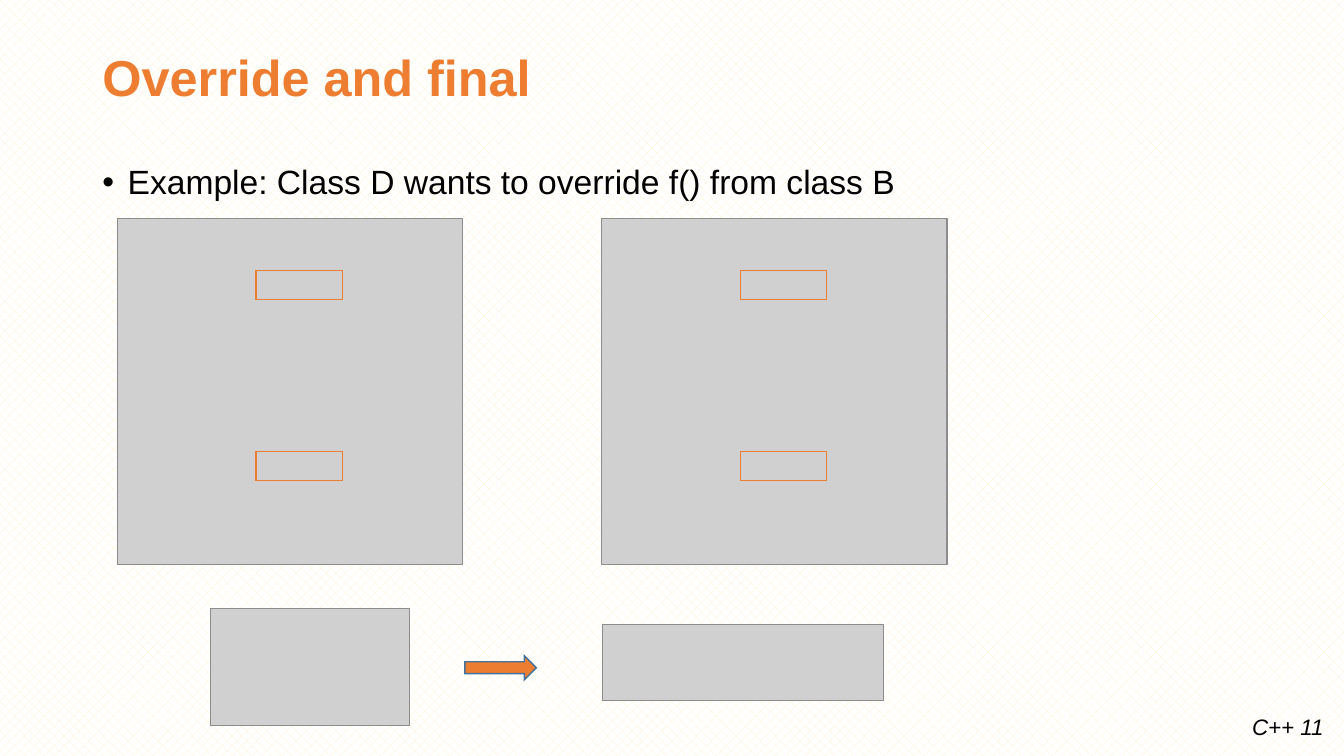
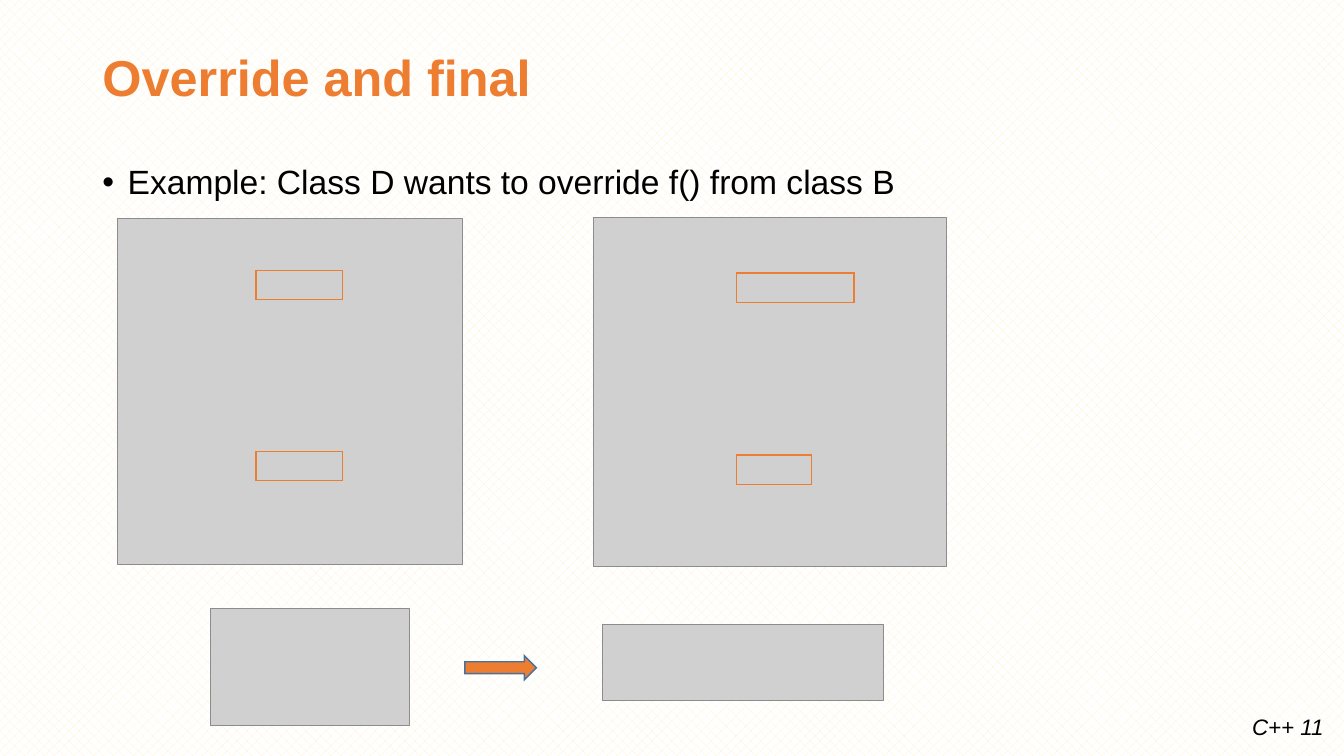
Before and after one commit to minhthedt/hello-world, a slide deck: slide 15 of Training/LG_Training_C++11.pptx. Drawn at 1344x756 pixels with LibreOffice and Linux fonts; fonts in the diff are those of the drawing; grey boxes stand for pictures; background and template pictures are left out. Boxes give left, top, right and bottom in pixels: in the first picture for what was removed or moved away, otherwise in the second. Text is boxed around its words. In the diff, an @@ line names an element or a change of style, - is before the commit and + after.

```diff
--- a/Training/LG_Training_C++11.pptx
+++ b/Training/LG_Training_C++11.pptx
@@ picture resized from (x1=602, y1=219, x2=948, y2=565) to (x1=594, y1=218, x2=947, y2=567) @@
@@ rectangle resized from (x1=741, y1=270, x2=828, y2=299) to (x1=737, y1=273, x2=854, y2=302) @@
@@ rectangle resized from (x1=741, y1=452, x2=828, y2=481) to (x1=737, y1=455, x2=812, y2=484) @@
```
Also in this commit, not shown: 18 other slides changed, 9 slides added, 2 slides removed, 46 other files.
